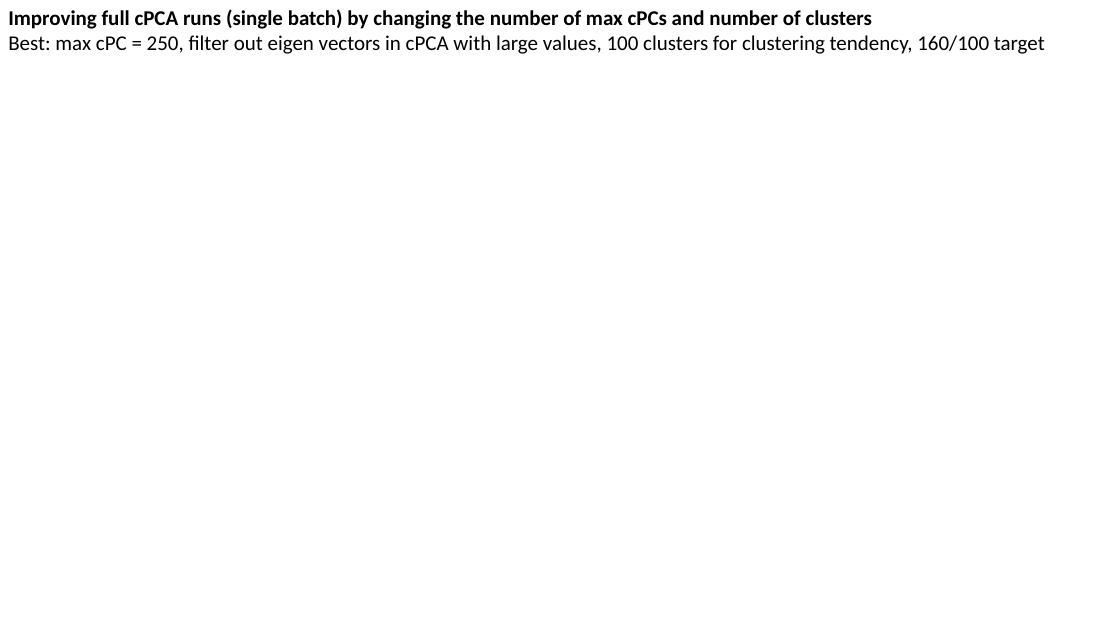
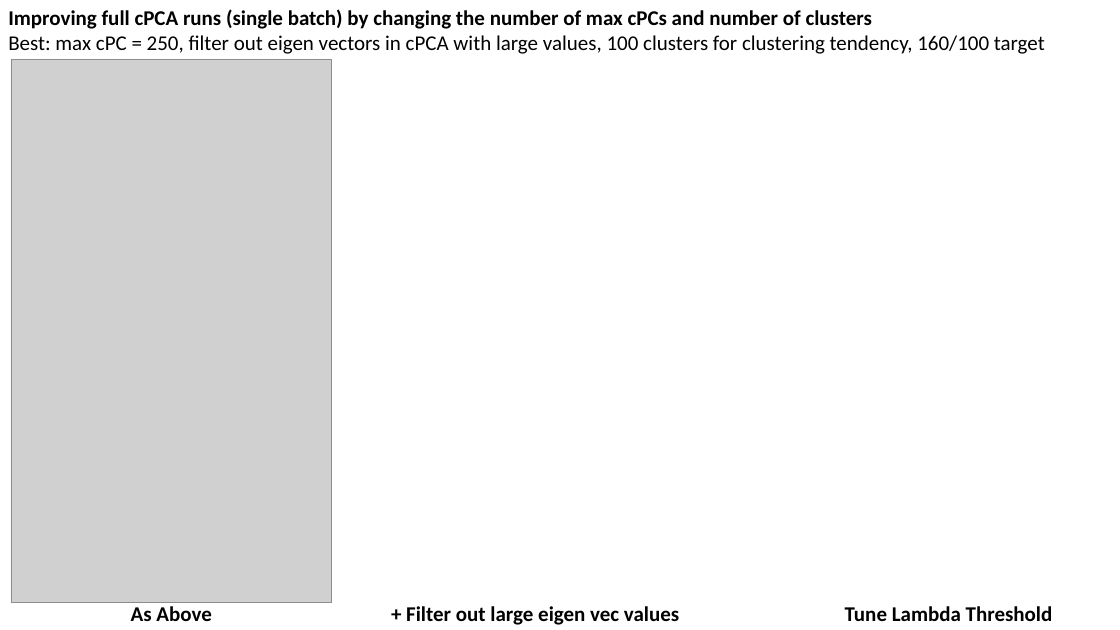
Before and after one commit to zhaohanxiong/OxfordCVM, a slide deck: slide 18 of job_results.pptx. Drawn at 1120x630 pixels with LibreOffice and Linux fonts; fonts in the diff are those of the drawing; grey boxes stand for pictures. Boxes give left, top, right and bottom in pixels: in the first picture for what was removed or moved away, otherwise in the second. Text is boxed around its words. In the diff, an @@ line names an element or a change of style, - is before the commit and + after.

Commit message:
added more template for future runs on full cPCA

```diff
--- a/job_results.pptx
+++ b/job_results.pptx
@@ picture added at bbox=[11, 60, 332, 602] @@
@@ text added at bbox=[131, 606, 212, 621], 18 pt, text #000000, bold @@
+As Above
@@ text added at bbox=[406, 606, 679, 625], 18 pt, text #000000, bold @@
++ Filter out large eigen vec values
@@ text added at bbox=[845, 606, 1053, 621], 18 pt, text #000000, bold @@
+Tune Lambda Threshold
```
